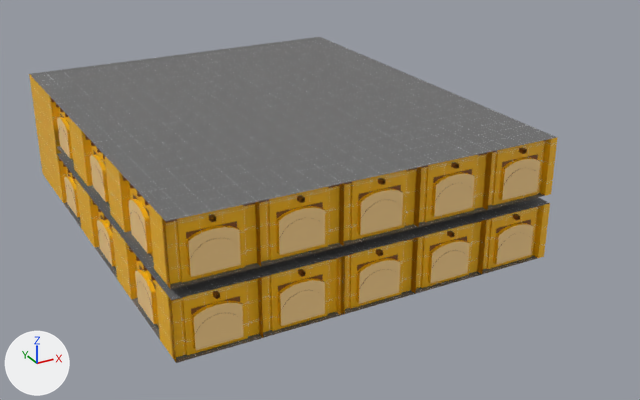
What one commit did to the Blender file Blends/level-1-depository.blend.
Both versions are drawn from a 50 mm lens placed at (-19.8, -42.2, 21.1), pointed at (1.0, -4.4, 2.1). Every picture has the same lights, and +X, +Y and +Z are marked at lower left. Objects named as collision shapes, trigger or cutter boxes, shadow casters or lower levels of detail are left out.

Names of what the first picture shows: 'kit-window-4m.001', 'kit-window-4m.002', 'kit-window-4m.003', 'kit-window-4m.004', 'kit-window-4m.005', 'kit-window-4m.006', 'kit-window-4m.021', 'kit-window-4m.022', 'kit-window-4m.023', 'kit-window-4m.024', 'kit-window-4m.025', 'level-1-depository'.
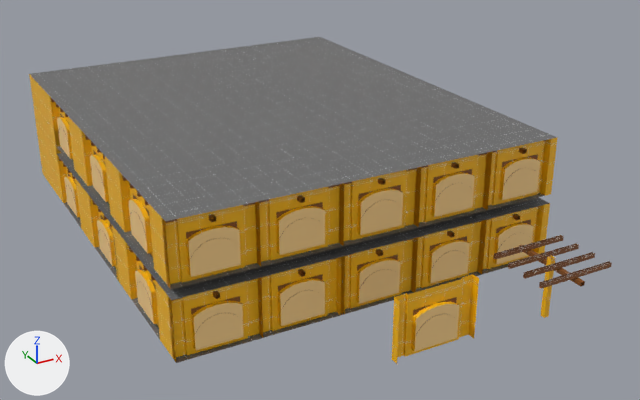
Commit message: working on level 1

Changed parts and their boxes [x1, y1, x2, y2] in the pictures (640 x 400 px):
```json
{"object": "kit-window-4m", "change": "shown", "after": [392, 274, 479, 364], "on screen": "yellow"}
{"object": "kit-pillar-4m", "change": "shown", "after": [493, 235, 612, 318], "on screen": "brown"}
{"part": 1, "of": "me_level_1_depository", "change": "surface changed", "before": [34, 73, 546, 358], "after": [34, 73, 546, 358]}
```

The change, as JSON lines over the scene's bpy script:
```json
{"block": "me_level_1_depository", "where": "# used by ob_level_1_depository; location = (0.0, 0.0, 0.0)"}
{"op": "remove", "block": "me_level_1_depository", "code": "me_level_1_depository.from_pydata(...)  # 296 vertices, 150 faces; spans x -10.0..10.0, y -12.0..12.0, z 0.0..6.5"}
{"op": "add", "block": "me_level_1_depository", "code": "me_level_1_depository.from_pydata(...)  # 492 vertices, 255 faces; spans x -10.0..10.0, y -12.0..12.0, z 0.0..6.5"}
{"block": "me_level_1_depository", "change": "me_level_1_depository part 1: 147 kept faces spanning x -10.0..10.0, y -12.0..12.0, z 0.0..6.5 get new texture (UV) coordinates"}
{"op": "add", "block": "me_level_1_depository", "code": "me_level_1_depository.materials.append(mat_wood)  # picture img_pt_wood_png"}
{"op": "remove", "block": "ob_kit_window_4m", "code": "ob_kit_window_4m.hide_set(True)"}
{"op": "remove", "block": "ob_kit_pillar_4m", "code": "ob_kit_pillar_4m.hide_set(True)"}
```
